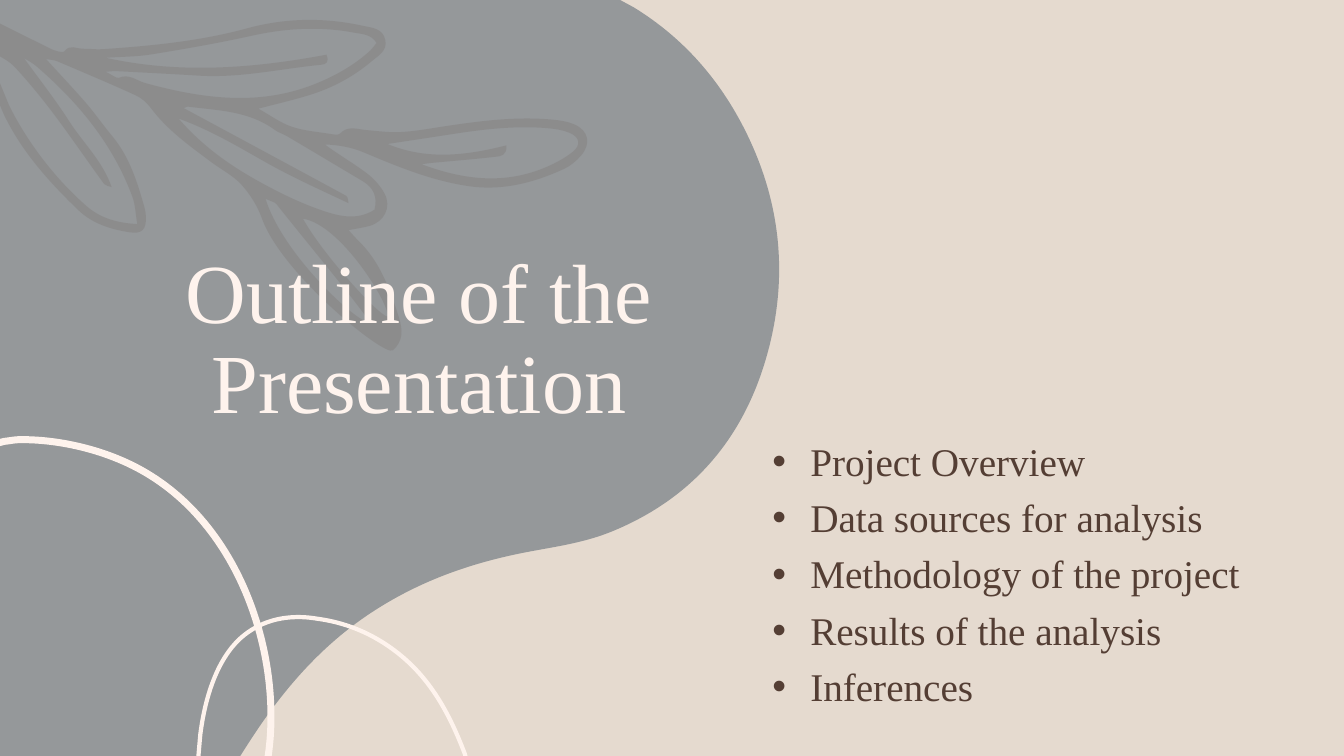
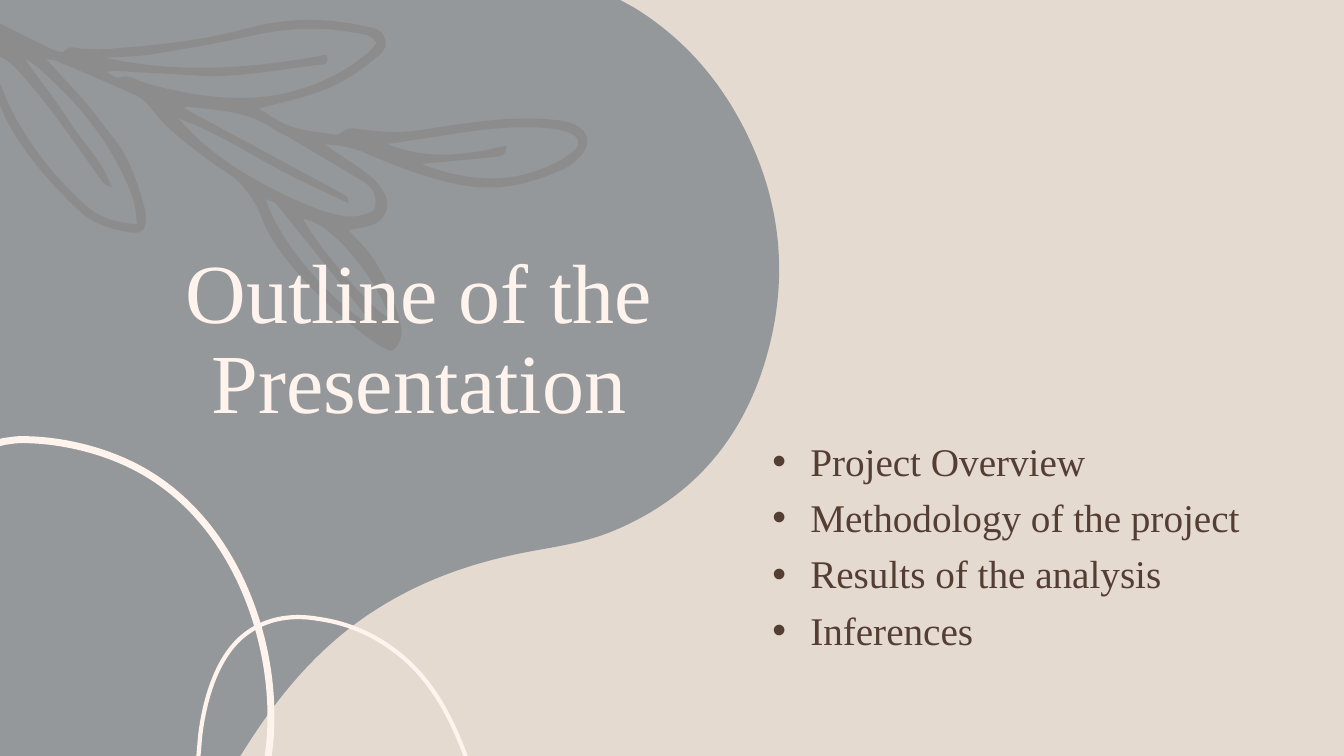
Before and after one commit to Shimnazzz/dsc-phase-2-project, a slide deck: slide 2 of Presentation_Shimnaz_Recommendation for Real Estate Agency.pptx. Drawn at 1344x756 pixels with LibreOffice and Linux fonts; fonts in the diff are those of the drawing. Boxes give left, top, right and bottom in pixels: in the first picture for what was removed or moved away, otherwise in the second. Text is boxed around its words. In the diff, an @@ line names an element or a change of style, - is before the commit and + after.

```diff
--- a/Presentation_Shimnaz_Recommendation for Real Estate Agency.pptx
+++ b/Presentation_Shimnaz_Recommendation for Real Estate Agency.pptx
@@ text at [810,504,1203,539]: paragraph removed @@
-• Data sources for analysis
```
Also in this commit, not shown: 10 other files.
